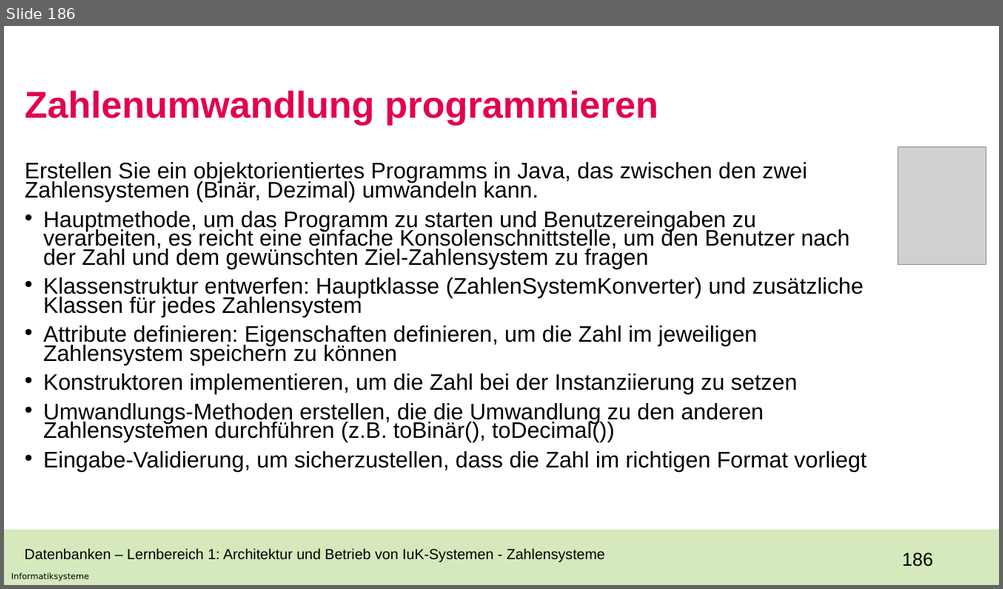
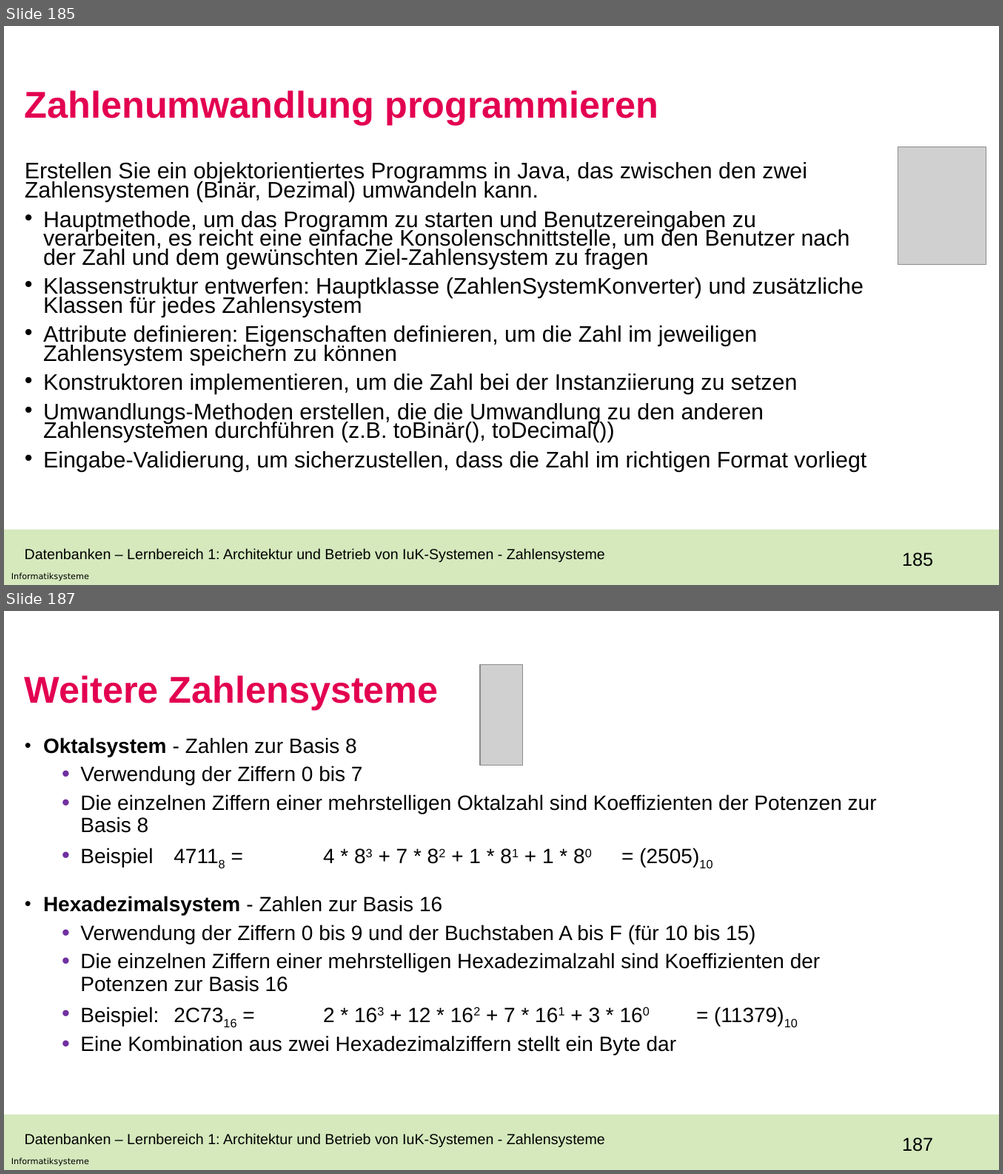
Before and after one commit to Laura-1206/Unterricht, a slide deck: BGY12_23fx.pptx. Shown one above the other, each under a label of ours: slide 186 before the commit, slides 185 and 187 after it; the slides between them are not shown. The pictures are 1003x589 and 1003x1174 pixels, drawn with LibreOffice and Linux fonts; fonts in the diff are those of the drawing; grey boxes stand for pictures; background and template pictures are left out. Boxes give left, top, right and bottom in pixels: in the first picture for what was removed or moved away, otherwise in the second. Text is boxed around its words. In the diff, an @@ line names an element or a change of style, - is before the commit and + after.

```diff
--- a/BGY12_23fx.pptx
+++ b/BGY12_23fx.pptx
@@ slide 187 added at (4,611,999,1170), background #FFFFFF; not listed: 3 template elements that a slide beside it also shows @@
@@ title added at (25,675,438,710), 36 pt, text #E30051, bold @@
+Weitere Zahlensysteme
@@ picture added at (480,665,523,766) @@
@@ text added at (43,738,876,1055), 20 pt, text #000000 @@
+• Oktalsystem - Zahlen zur Basis 8
+  • Verwendung der Ziffern 0 bis 7
+  • Die einzelnen Ziffern einer mehrstelligen Oktalzahl sind Koeffizienten der Potenzen zur Basis 8
+  • Beispiel 47118 = 4 * 83 + 7 * 82 + 1 * 81 + 1 * 80 = (2505)10
+• Hexadezimalsystem - Zahlen zur Basis 16
+  • Verwendung der Ziffern 0 bis 9 und der Buchstaben A bis F (für 10 bis 15)
+  • Die einzelnen Ziffern einer mehrstelligen Hexadezimalzahl sind Koeffizienten der Potenzen zur Basis 16
+  • Beispiel: 2C7316 = 2 * 163 + 12 * 162 + 7 * 161 + 3 * 160 = (11379)10
+  • Eine Kombination aus zwei Hexadezimalziffern stellt ein Byte dar
@@ text added at (25,1133,605,1147), 14 pt, text #000000 @@
+Datenbanken – Lernbereich 1: Architektur und Betrieb von IuK-Systemen - Zahlensysteme
@@ what was slide 186 is now slide 185 @@
@@ page number at (902,553,933,567): text changed @@
-186
+185
```
Also in this commit, not shown: 1 slide changed, 66 other slides added, 1 slide removed.
